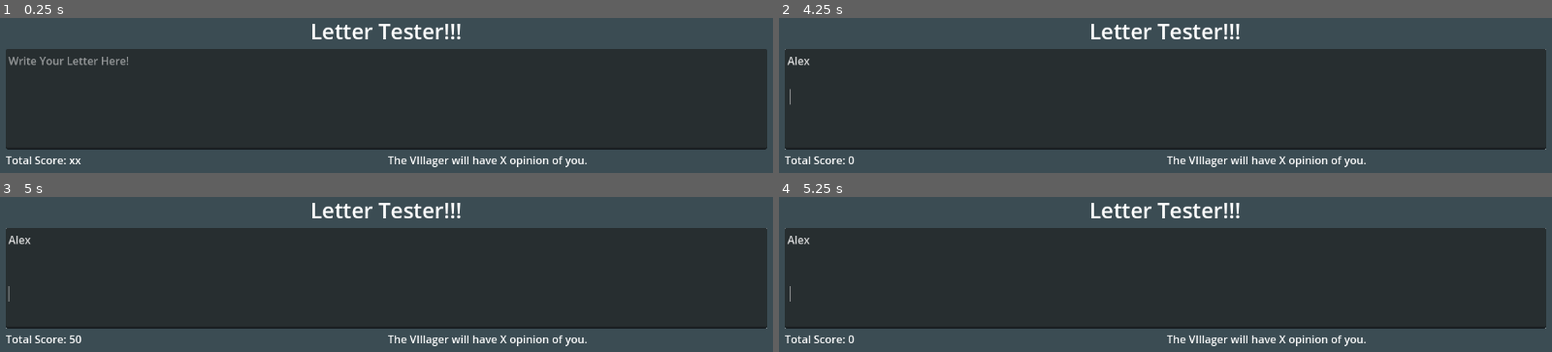
Above: before the commit, frames 1-4 (two rows, left to right).
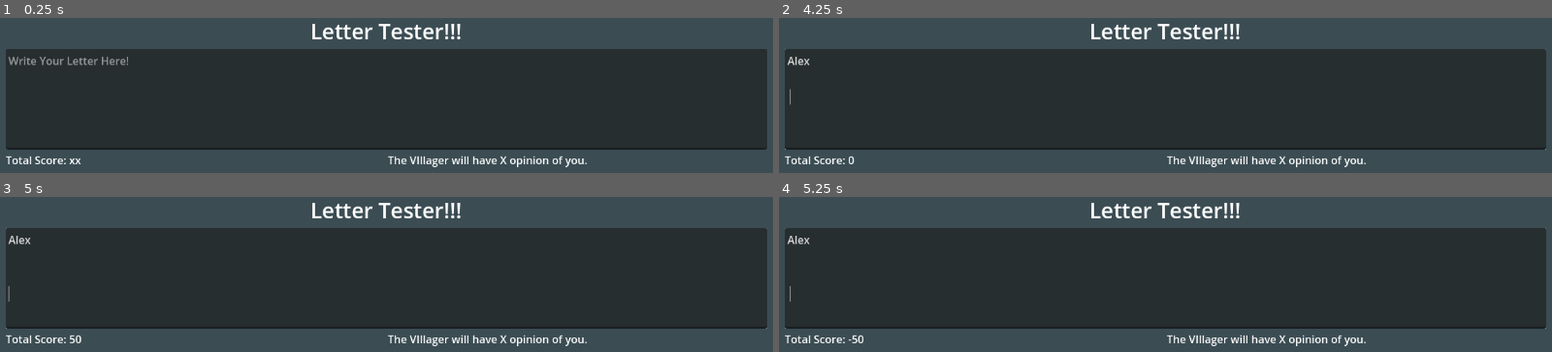
Above: after the commit, the same moments.

Repository: KatRuss/letter-system
Game: Godot game, scene res://Assets/Scenes/Levels/Main.tscn
Same seed, same stepped clock (60 frames per second), same inputs: the game is played once before the commit and once after it.
Inputs (mouse positions are in pixels of both pictures, inside the frame that each line leads up to):
- Up to frame 1 (0.25 s): no input
- Up to frame 2 (4.25 s): click (1165, 98) at 0.52 s; type "Alex" at 0.6 s; tap Enter at 1.25, 2.75 s; tap Space at 2, 3.5 s
- Up to frame 3 (5 s): tap Enter at 4.25 s
- Up to frame 4 (5.25 s): tap Space at 5 s

Frames 1-3 are identical in both runs. In frame 4, less than 0.1% of the frame differs, in the area x 9-11%, y 88-95%.

Commit message:
feature: space ratio check

Diff:
--- a/Assets/Scenes/Levels/Main.tscn
+++ b/Assets/Scenes/Levels/Main.tscn
@@ -84,10 +84,12 @@
 
 [node name="Space Ratio Check" type="Node" parent="Checking Systems/Score Calculator"]
 script = ExtResource("4_vnup3")
-failure_percent = 50.0
+failure_percent = 40.0
 success_percent = 30.0
 active = true
 success_score = 50
 fail_penaulty = 50
 
+[node name="Run-On Sentence Check" type="Node" parent="Checking Systems/Score Calculator"]
+
 [connection signal="text_changed" from="Tester Container/LetterText" to="Checking Systems/Score Calculator" method="_on_letter_text_text_changed"]
--- /dev/null
+++ b/Assets/Scripts/letter_checker/run_on_check.gd
@@ -0,0 +1,21 @@
+extends LetterChecker
+class_name RunOnCheck
+
+@export var punctuation_to_watch: String = ".!?"
+@export var run_on_num: int
+
+func calculate_score(letter_text: String) -> int:
+	var score = 0
+
+	var ch_ticker = 0
+
+	for ch in letter_text:
+		if ch in punctuation_to_watch:
+			ch_ticker = 0
+		else:
+			ch_ticker += 1
+
+		if ch_ticker >= run_on_num:
+			score -= fail_penaulty
+
+	return 0
--- a/Assets/Scripts/letter_checker/space_ratio_check.gd
+++ b/Assets/Scripts/letter_checker/space_ratio_check.gd
@@ -17,7 +17,7 @@
 	if non_spaces == 0:
 		return -fail_penaulty
 
-	var ratio = (spaces*100)/non_spaces
+	var ratio = (spaces*100.0)/non_spaces
 	print(ratio)
 	if ratio >= failure_percent:
 		return -fail_penaulty
Not shown, added: Assets/Scripts/letter_checker/run_on_check.gd.uid
